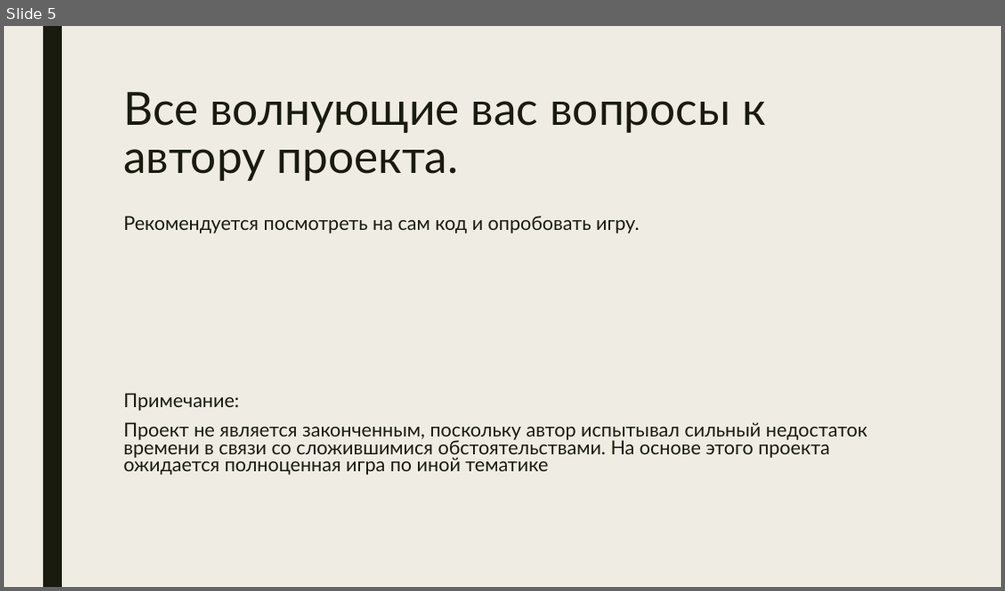
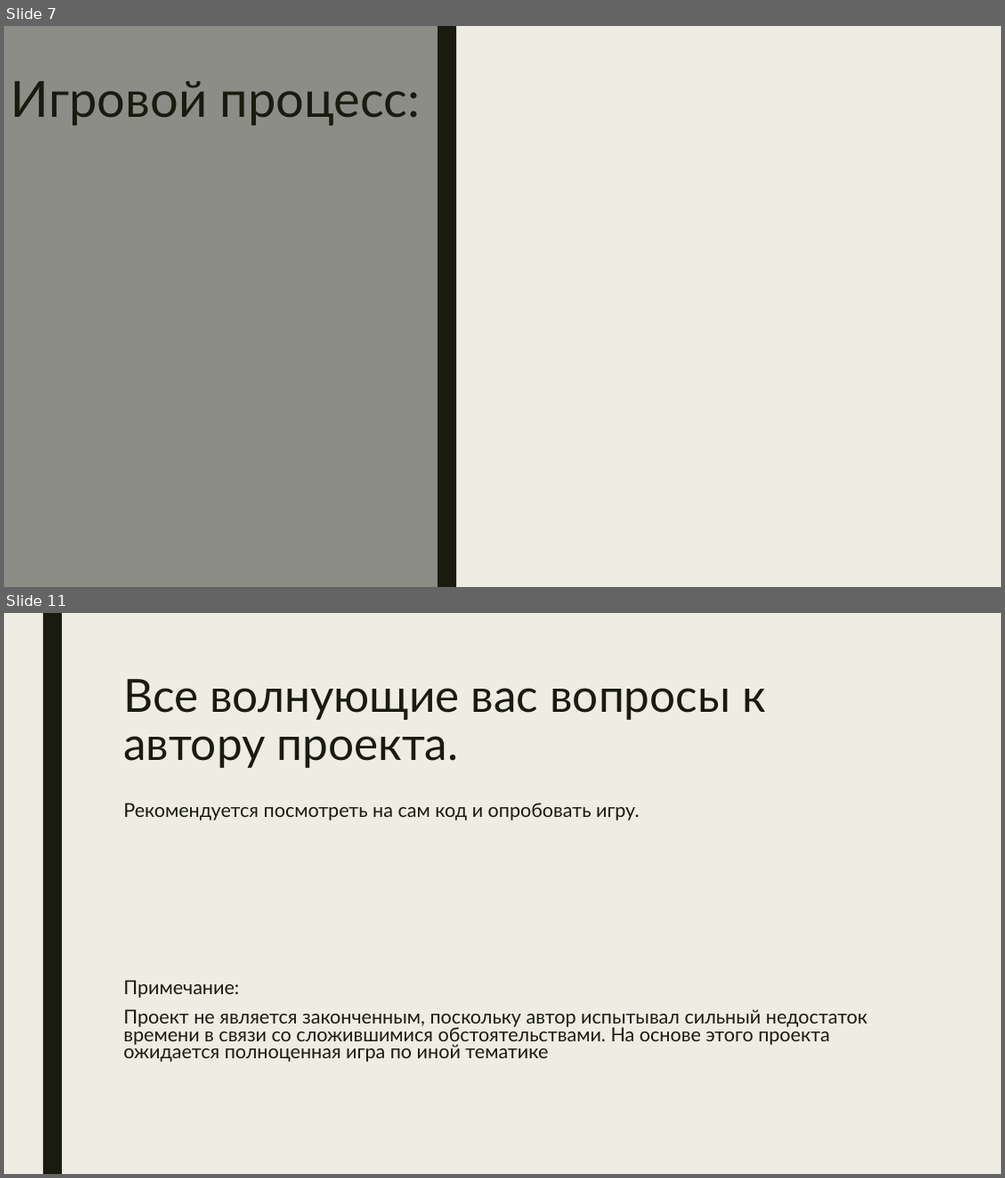
Before and after one commit to What-is-love-bdnhm/game_project, a slide deck: docs/project.pptx. Shown one above the other, each under a label of ours: slide 5 before the commit, slides 7 and 11 after it; the slides between them are not shown. The pictures are 1005x591 and 1005x1178 pixels, drawn with LibreOffice and Linux fonts; fonts in the diff are those of the drawing. Boxes give left, top, right and bottom in pixels: in the first picture for what was removed or moved away, otherwise in the second. Text is boxed around its words. In the diff, an @@ line names an element or a change of style, - is before the commit and + after.

```diff
--- a/docs/project.pptx
+++ b/docs/project.pptx
@@ slide 7 added at box(4, 26, 1001, 587), background #EFEDE3 @@
@@ rectangle added at box(4, 26, 437, 587), fill #8C8D86 @@
@@ rectangle added at box(437, 26, 456, 587), fill #191B0E @@
@@ title added at box(11, 81, 421, 126), 48 pt, text #191B0E @@
+Игровой процесс:
@@ what was slide 5 is now slide 11 @@
```
Also in this commit, not shown: 4 slides changed, 5 other slides added, 59 other files.
